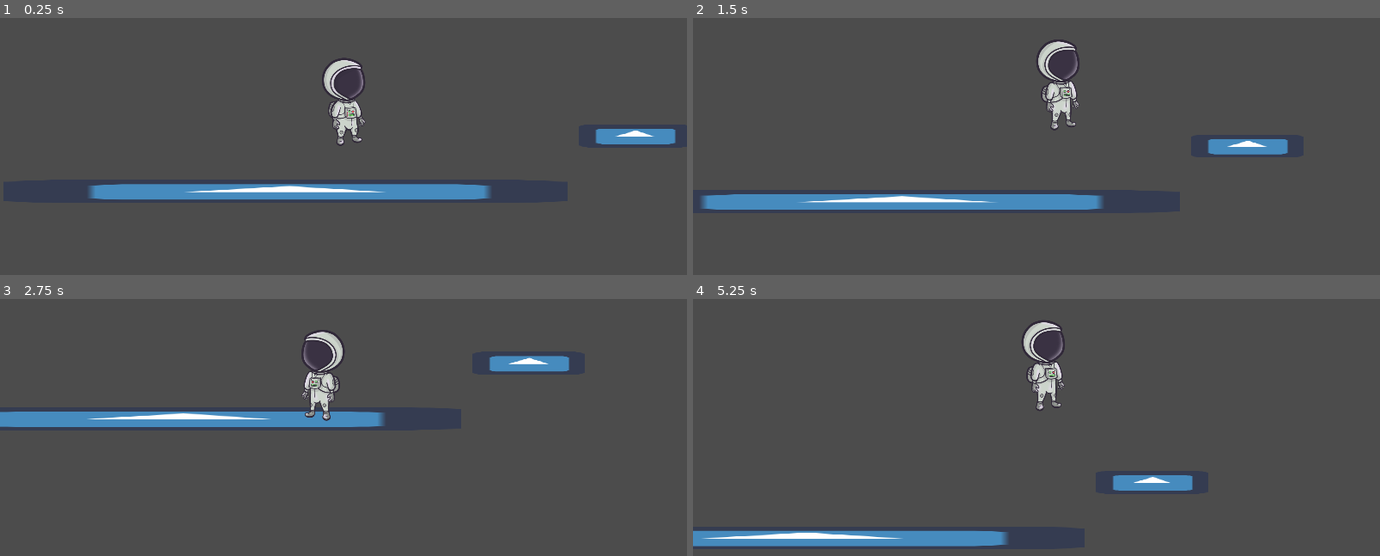
Above: before the commit, frames 1-4 (two rows, left to right).
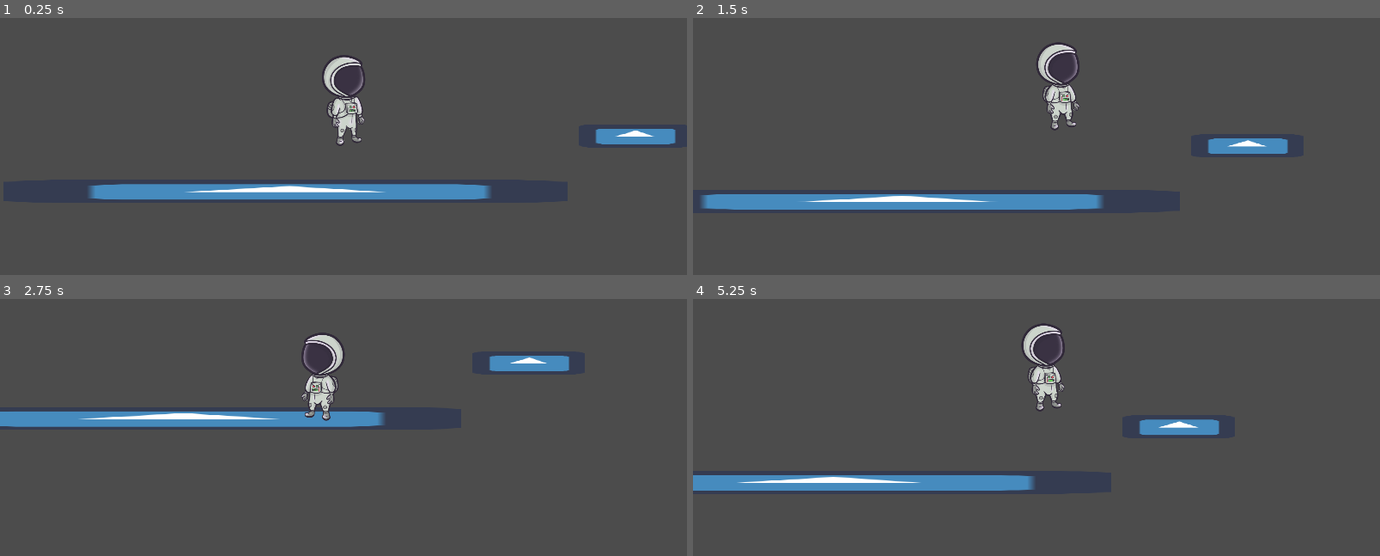
Above: after the commit, the same moments.

Repository: vetu11/ld45
Game: Godot game, scene res://GroundScene.tscn
Same seed, same stepped clock (60 frames per second), same inputs: the game is played once before the commit and once after it. The project has no main scene, so this scene is started directly. The engine's default icon, where the game draws it, is replaced by a stand-in: a white triangle on a blue panel in a dark square.
Inputs:
- Up to frame 1 (0.25 s): no input
- Up to frame 2 (1.5 s): hold D (right) from 0.53 s (still down); tap W (up) at 0.77 s
- Up to frame 3 (2.75 s): tap W (up) at 1.52 s; release D (right) at 2.03 s; hold A (left) from 2.03 s (still down)
- Up to frame 4 (5.25 s): release A (left) at 2.78 s; hold D (right) 2.78-4.28 s; tap W (up) at 3.02, 3.77, 4.52 s; hold A (left) 4.28-5.03 s; hold D (right) from 5.03 s (still down)

The runs differ from the first frame. In frame 1, 0.7% of the frame differs, in the area x 46-54%, y 14-50%; in frame 2, 1.1%; in frame 3, 1.1%; in frame 4, 8.0%, in the area x 0-77%, y 8-97%.

Commit message:
PlayerSpriteFrames as a sparated file

Diff:
--- a/Player/Player.tscn
+++ b/Player/Player.tscn
@@ -1,31 +1,23 @@
-[gd_scene load_steps=6 format=2]
+[gd_scene load_steps=4 format=2]
 
 [ext_resource path="res://Player/Player.gd" type="Script" id=1]
-[ext_resource path="res://Assets/Player/Idle 1.png" type="Texture" id=2]
-[ext_resource path="res://Assets/Player/Idle 2.png" type="Texture" id=3]
-
-[sub_resource type="SpriteFrames" id=3]
-animations = [ {
-"frames": [ ExtResource( 2 ), ExtResource( 3 ) ],
-"loop": true,
-"name": "idle",
-"speed": 1.1
-} ]
+[ext_resource path="res://Player/PlayerSpriteFrames.tres" type="SpriteFrames" id=2]
 
 [sub_resource type="RectangleShape2D" id=2]
-extents = Vector2( 92.7588, 160.802 )
+extents = Vector2( 71.0704, 144.516 )
 
 [node name="Player" type="KinematicBody2D"]
 scale = Vector2( 0.7, 0.7 )
 script = ExtResource( 1 )
 
 [node name="AnimatedSprite" type="AnimatedSprite" parent="."]
-frames = SubResource( 3 )
+frames = ExtResource( 2 )
 animation = "idle"
+frame = 1
 playing = true
 
 [node name="CollisionShape2D" type="CollisionShape2D" parent="."]
-position = Vector2( 2.71432, -15.341 )
+position = Vector2( 2.71432, -0.412479 )
 shape = SubResource( 2 )
 
 [node name="Camera2D" type="Camera2D" parent="."]
--- /dev/null
+++ b/Player/PlayerSpriteFrames.tres
@@ -0,0 +1,12 @@
+[gd_resource type="SpriteFrames" load_steps=3 format=2]
+
+[ext_resource path="res://Assets/Player/Idle 1.png" type="Texture" id=1]
+[ext_resource path="res://Assets/Player/Idle 2.png" type="Texture" id=2]
+
+[resource]
+animations = [ {
+"frames": [ ExtResource( 1 ), ExtResource( 2 ) ],
+"loop": true,
+"name": "idle",
+"speed": 1.1
+} ]
